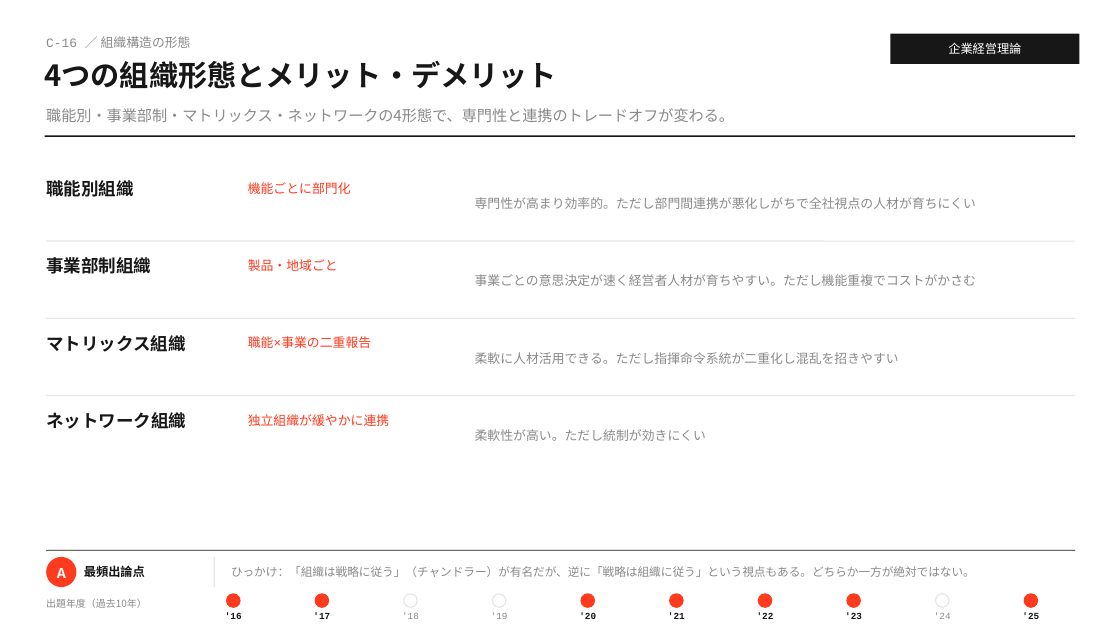
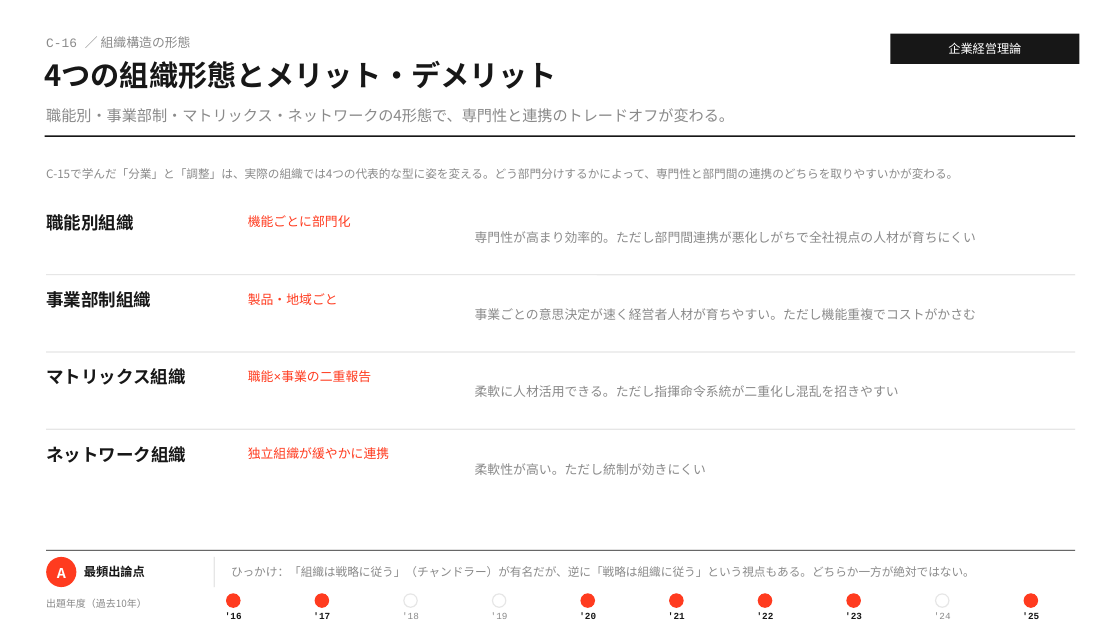
Before and after one commit to MasatoshiSano/SMEC, a slide deck: slide 32 of slides/1st_stage/C_business_administration.pptx. Drawn at 1120x630 pixels with LibreOffice and Linux fonts; fonts in the diff are those of the drawing. Boxes give left, top, right and bottom in pixels: in the first picture for what was removed or moved away, otherwise in the second. Text is boxed around its words. In the diff, an @@ line names an element or a change of style, - is before the commit and + after.

```diff
--- a/slides/1st_stage/C_business_administration.pptx
+++ b/slides/1st_stage/C_business_administration.pptx
@@ text added at (46,168,958,179), 10 pt, text #8A8A8A @@
+C-15で学んだ「分業」と「調整」は、実際の組織では4つの代表的な型に姿を変える。どう部門分けするかによって、専門性と部門間の連携のどちらを取りやすいかが変わる。
@@ 12 texts, 3 lines: place and size @@
-12 texts, 3 lines at (46,177,1075,441)
+12 texts, 3 lines at (46,211,1075,475)
```
Also in this commit, not shown: 7 other slides changed, 2 other files.
